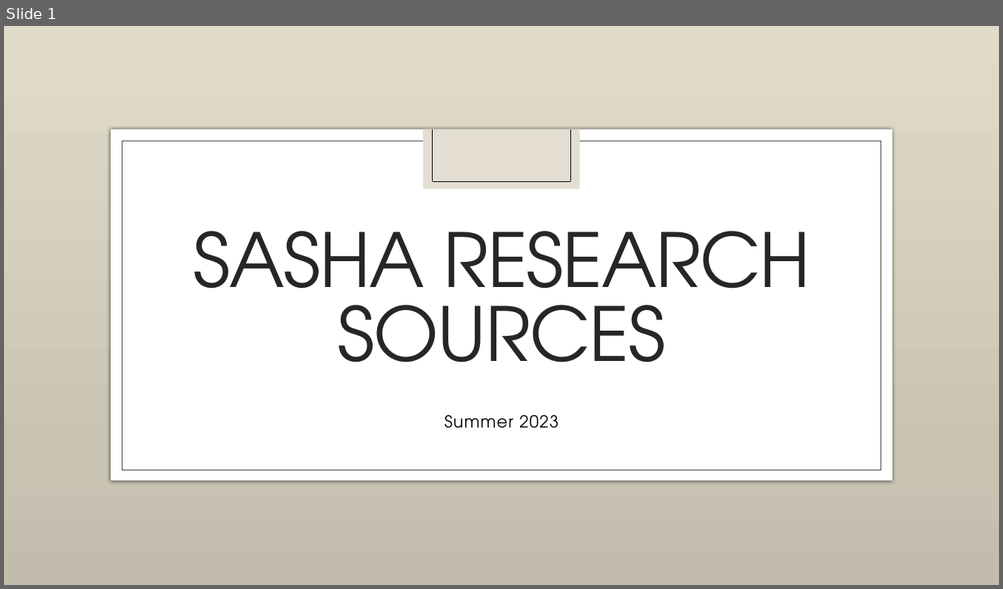
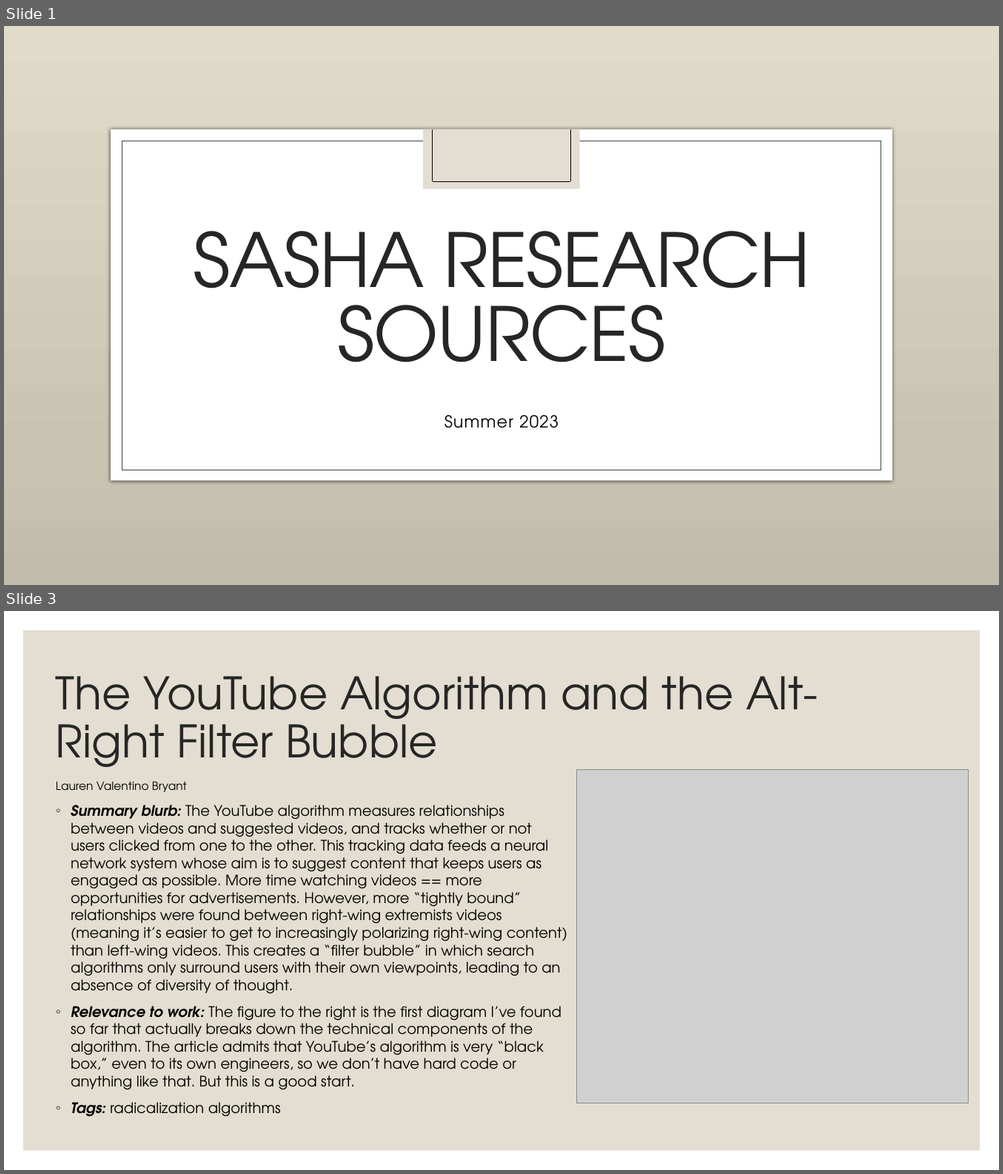
Before and after one commit to snyder-research-group/tools-of-justice, a slide deck: Sasha Research Sources.pptx. Shown one above the other, each under a label of ours: slide 1 before the commit, slides 1 and 3 after it; the slides between them are not shown. The pictures are 1003x589 and 1003x1174 pixels, drawn with LibreOffice and Linux fonts; fonts in the diff are those of the drawing; grey boxes stand for pictures; background and template pictures are left out. Boxes give left, top, right and bottom in pixels: in the first picture for what was removed or moved away, otherwise in the second. Text is boxed around its words. In the diff, an @@ line names an element or a change of style, - is before the commit and + after.

```diff
--- a/Sasha Research Sources.pptx
+++ b/Sasha Research Sources.pptx
@@ slide 3 added at [4, 611, 999, 1170], background #FFFFFF @@
@@ rectangle added at [23, 630, 980, 1151], fill #E3DED1 @@
@@ title added at [56, 676, 817, 767], 43.2 pt, text #262626 @@
+The YouTube Algorithm and the Alt-Right Filter Bubble
@@ text added at [56, 781, 567, 1117], 14 pt, text #000000 @@
+Lauren Valentino Bryant
+◦ Summary blurb: The YouTube algorithm measures relationships between videos and suggested videos, and tracks whether or not users clicked from one to the other. This tracking data feeds a neural network system whose aim is to suggest content that keeps users as engaged as possible. More time watching videos == more opportunities for advertisements. However, more “tightly bound” relationships were found between right-wing extremists videos (meaning it’s easier to get to increasingly polarizing right-wing content) than left-wing videos. This creates a “filter bubble” in which search algorithms only surround users with their own viewpoints, leading to an absence of diversity of thought.
+◦ Relevance to work: The figure to the right is the first diagram I’ve found so far that actually breaks down the technical components of the algorithm. The article admits that YouTube’s algorithm is very “black box,” even to its own engineers, so we don’t have hard code or anything like that. But this is a good start.
+◦ Tags: radicalization algorithms
@@ picture added at [576, 769, 968, 1103] @@
```
Also in this commit, not shown: 4 other slides added.
